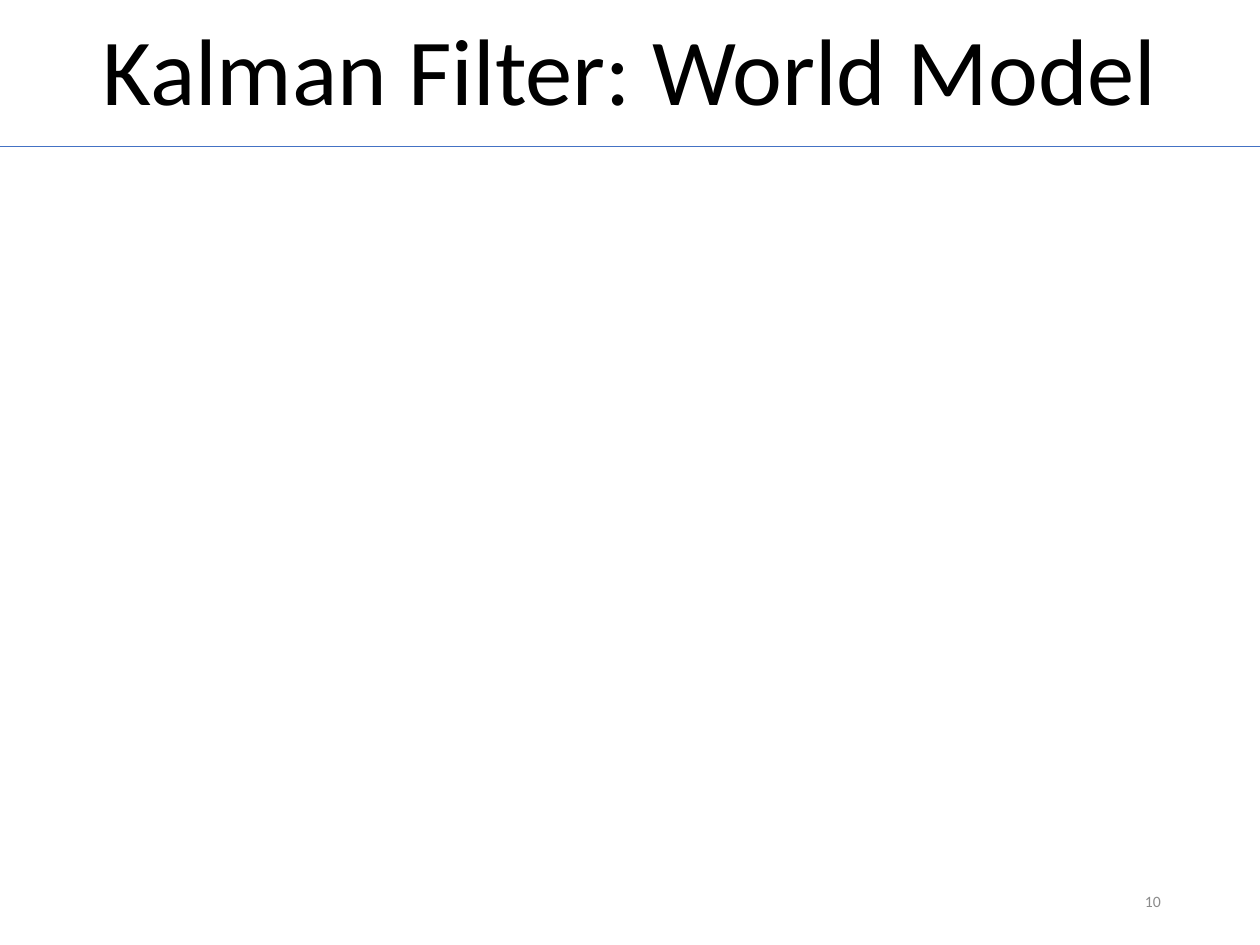
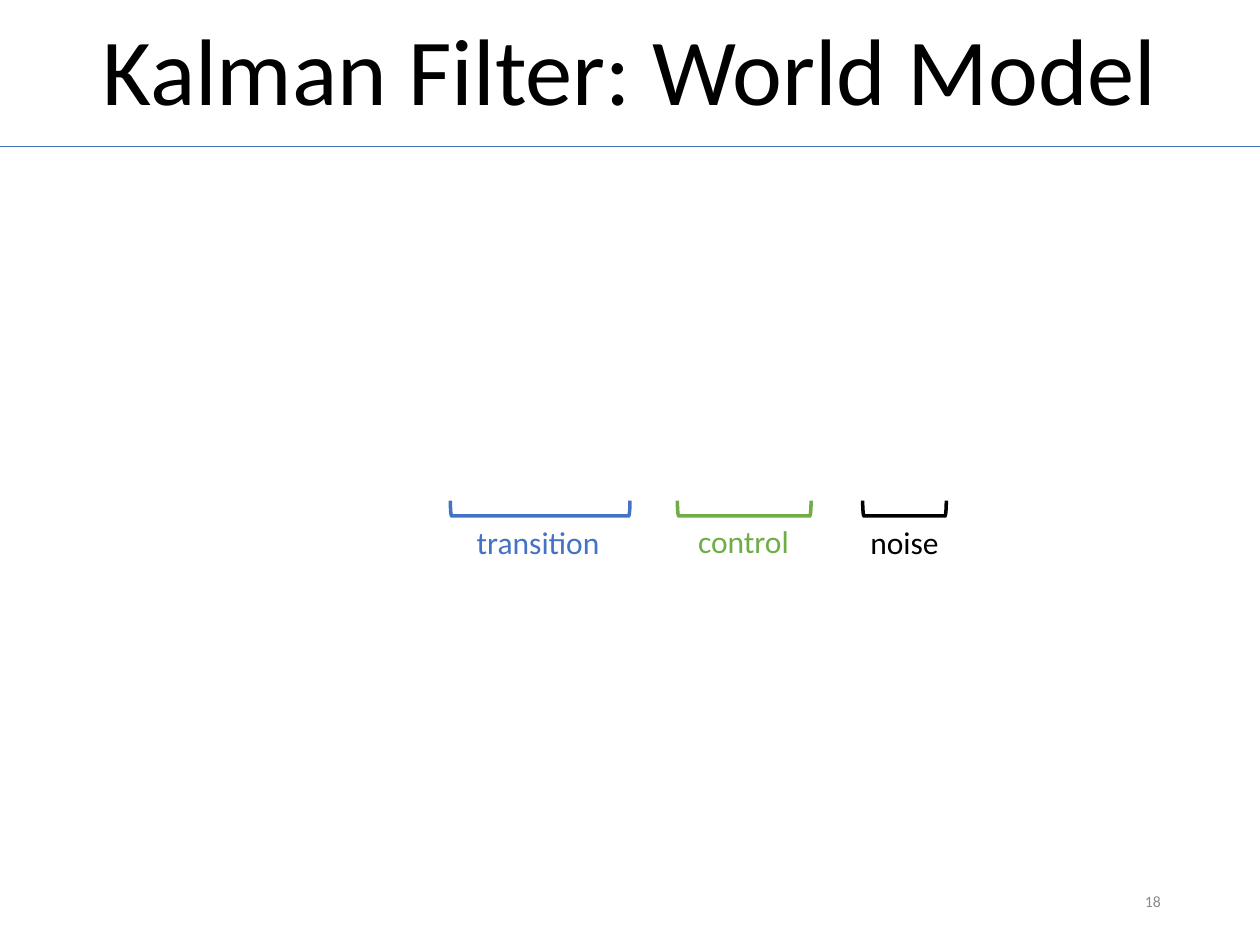
Before and after one commit to MichiHo/flocking, a slide deck: slide 18 of vortrag/ba_seminar_presentation.pptx (slide 10 before the commit). Drawn at 1260x945 pixels with LibreOffice and Linux fonts; fonts in the diff are those of the drawing; grey boxes stand for pictures. Boxes give left, top, right and bottom in pixels: in the first picture for what was removed or moved away, otherwise in the second. Text is boxed around its words. In the diff, an @@ line names an element or a change of style, - is before the commit and + after.

```diff
--- a/vortrag/ba_seminar_presentation.pptx
+++ b/vortrag/ba_seminar_presentation.pptx
@@ left bracket added at (450, 501, 631, 516), outline #4472C4 2 pt @@
@@ left bracket added at (678, 500, 811, 515), outline #70AD47 2 pt @@
@@ left bracket added at (863, 500, 946, 515), outline #000000 2 pt @@
@@ text added at (477, 532, 600, 554), 18 pt, text #4472C4 @@
+transition
@@ text added at (698, 531, 789, 553), 18 pt, text #70AD47 @@
+control
@@ text added at (870, 532, 938, 555), 18 pt, text #000000 @@
+noise
@@ page number at (1145, 896, 1161, 907): text changed @@
-10
+18
```
Also in this commit, not shown: 7 other slides changed, 11 slides added, 2 slides removed, 5 other files.
